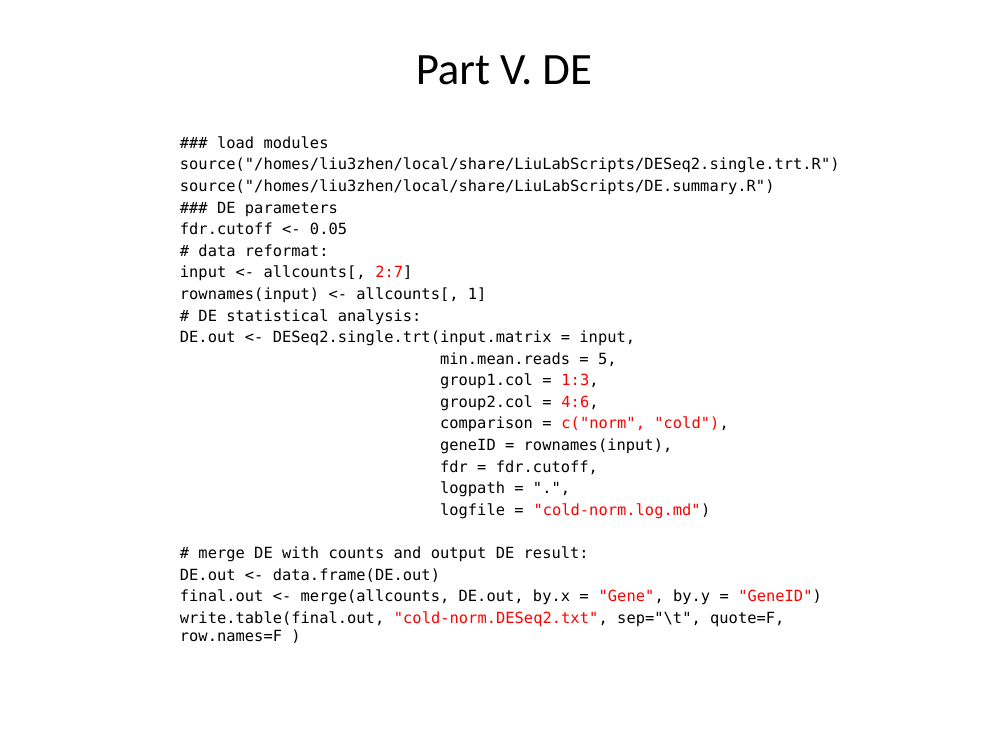
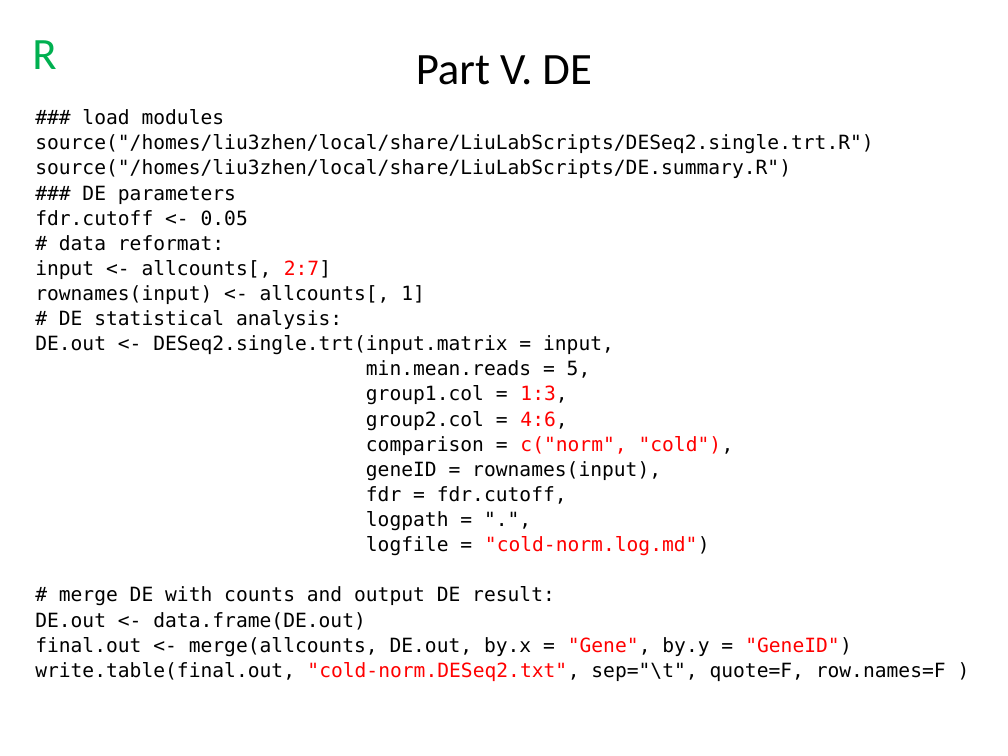
Before and after one commit to liu3zhenlab/teaching, a slide deck: slide 24 of PLPTH813Bioinformatis/2021/inclassProjects/lecture02_in-class-project/RNA-Seq/in-class.project_DE.pptx (slide 23 before the commit). Drawn at 1008x756 pixels with LibreOffice and Linux fonts; fonts in the diff are those of the drawing. Boxes give left, top, right and bottom in pixels: in the first picture for what was removed or moved away, otherwise in the second. Text is boxed around its words. In the diff, an @@ line names an element or a change of style, - is before the commit and + after.

```diff
--- a/PLPTH813Bioinformatis/2021/inclassProjects/lecture02_in-class-project/RNA-Seq/in-class.project_DE.pptx
+++ b/PLPTH813Bioinformatis/2021/inclassProjects/lecture02_in-class-project/RNA-Seq/in-class.project_DE.pptx
@@ text added at (32, 40, 56, 69), 32 pt, text #00B050 @@
+R
@@ text "### load modules": place and size @@
-text "### load modules" at (180, 136, 840, 642)
+text "### load modules" at (35, 109, 946, 681)
@@ text "### load modules" at (35, 109, 946, 681): size 11 to 14 pt; line spacing 1 to 0.9 @@
```
Also in this commit, not shown: 14 other slides changed, 4 slides added, 2 slides removed, 19 other files.
